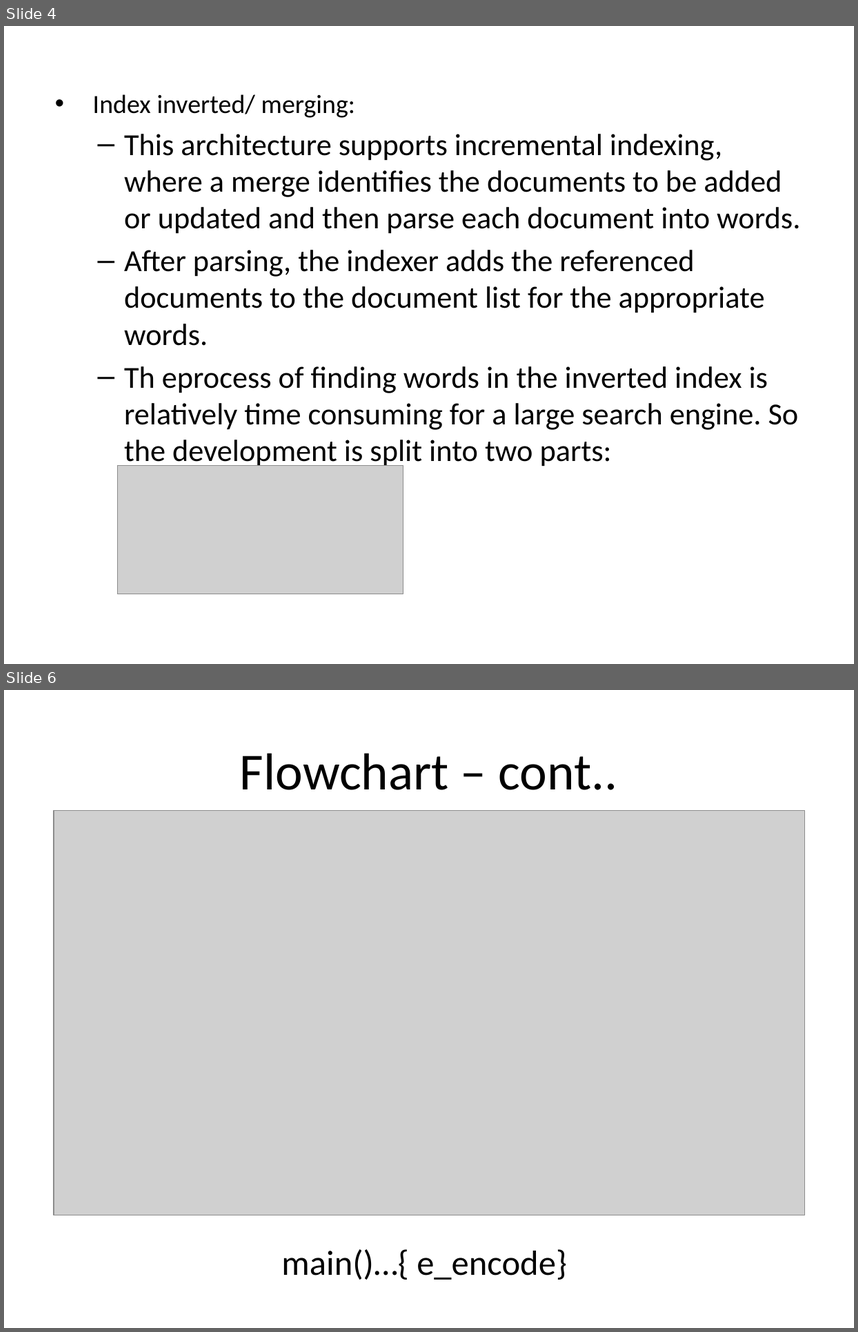
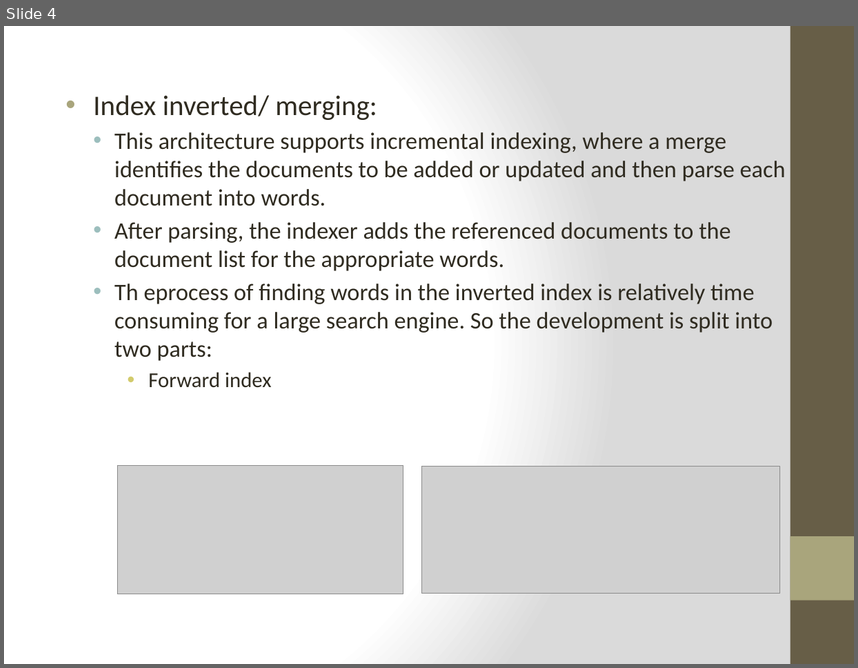
Before and after one commit to prashanthhn25/-emertxe, a slide deck: DataStructure/Project/Doc/Text Indexing.pptx. Shown one above the other, each under a label of ours: slides 4 and 6 before the commit, slide 4 after it; the slides between them are not shown. The pictures are 858x1332 and 858x668 pixels, drawn with LibreOffice and Linux fonts; fonts in the diff are those of the drawing; grey boxes stand for pictures. Boxes give left, top, right and bottom in pixels: in the first picture for what was removed or moved away, otherwise in the second. Text is boxed around its words. In the diff, an @@ line names an element or a change of style, - is before the commit and + after.

```diff
--- a/DataStructure/Project/Doc/Text Indexing.pptx
+++ b/DataStructure/Project/Doc/Text Indexing.pptx
@@ slide 6 removed at [4, 690, 854, 1328], background #FFFFFF @@
@@ title removed at [240, 753, 617, 790] @@
-Flowchart – cont..
@@ picture removed at [53, 811, 805, 1215] @@
@@ text removed at [281, 1249, 567, 1279] @@
-main()…{ e_encode}
@@ slide 4 changed as well @@
@@ background #FFFFFF to gradient #FFFFFF to #DADADA @@
@@ rectangle added at [791, 26, 854, 664], fill #675E47 @@
@@ text "Index inverted/ merging:" at [93, 95, 786, 388]: size 22.2 to 24 pt in "Index inverted/ merging:"; text colour #000000 to #2F2B20, size 25.9 to 20 pt; size 22.2 to 18 pt in "Forward index"; indent changed; bullet – to •; less space between paragraphs @@
@@ picture added at [422, 466, 780, 593] @@
@@ rectangle added at [791, 536, 854, 600], fill #A9A57C @@
```
Also in this commit, not shown: 8 other slides changed, 2 slides added, 11 other slides removed, 33 other files.
